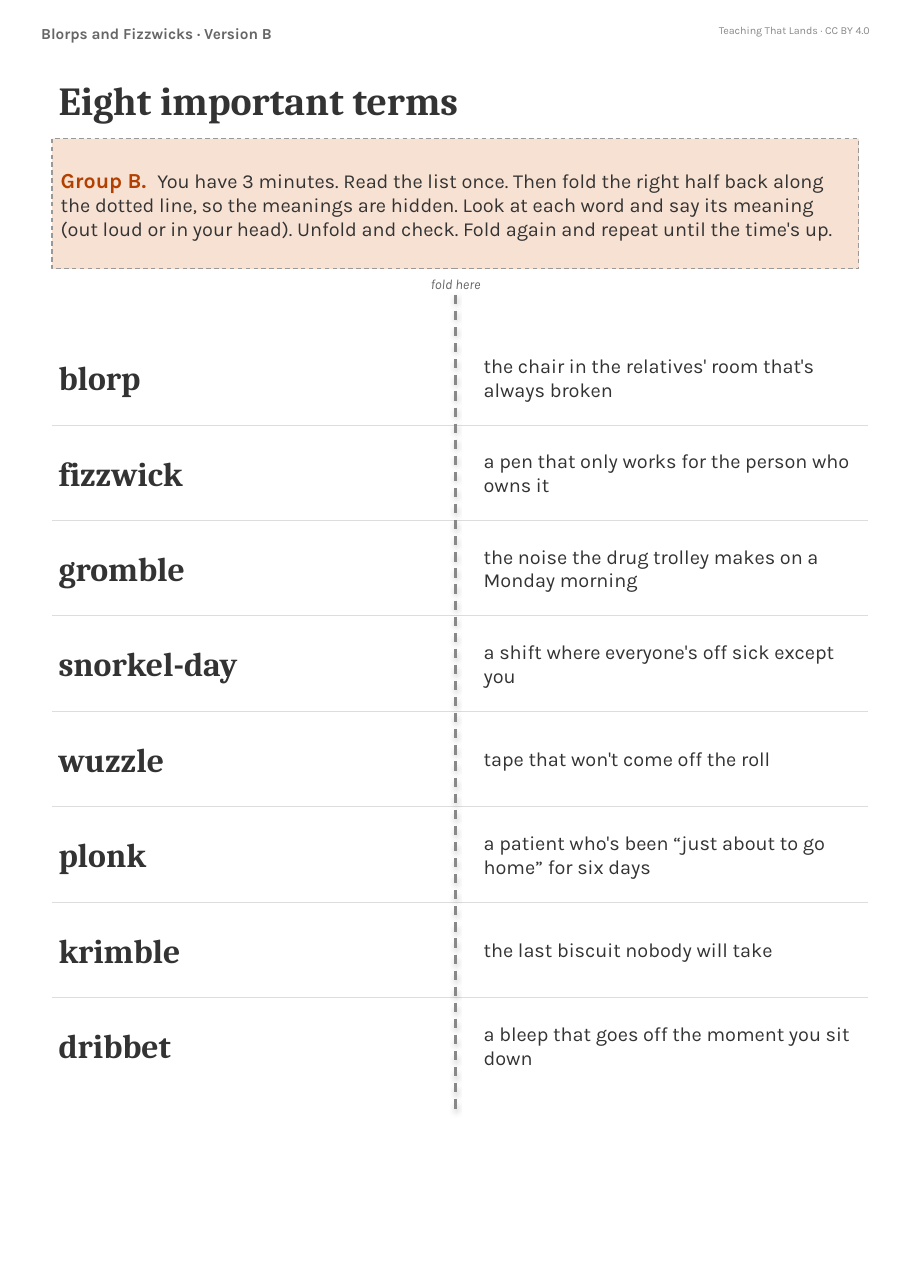
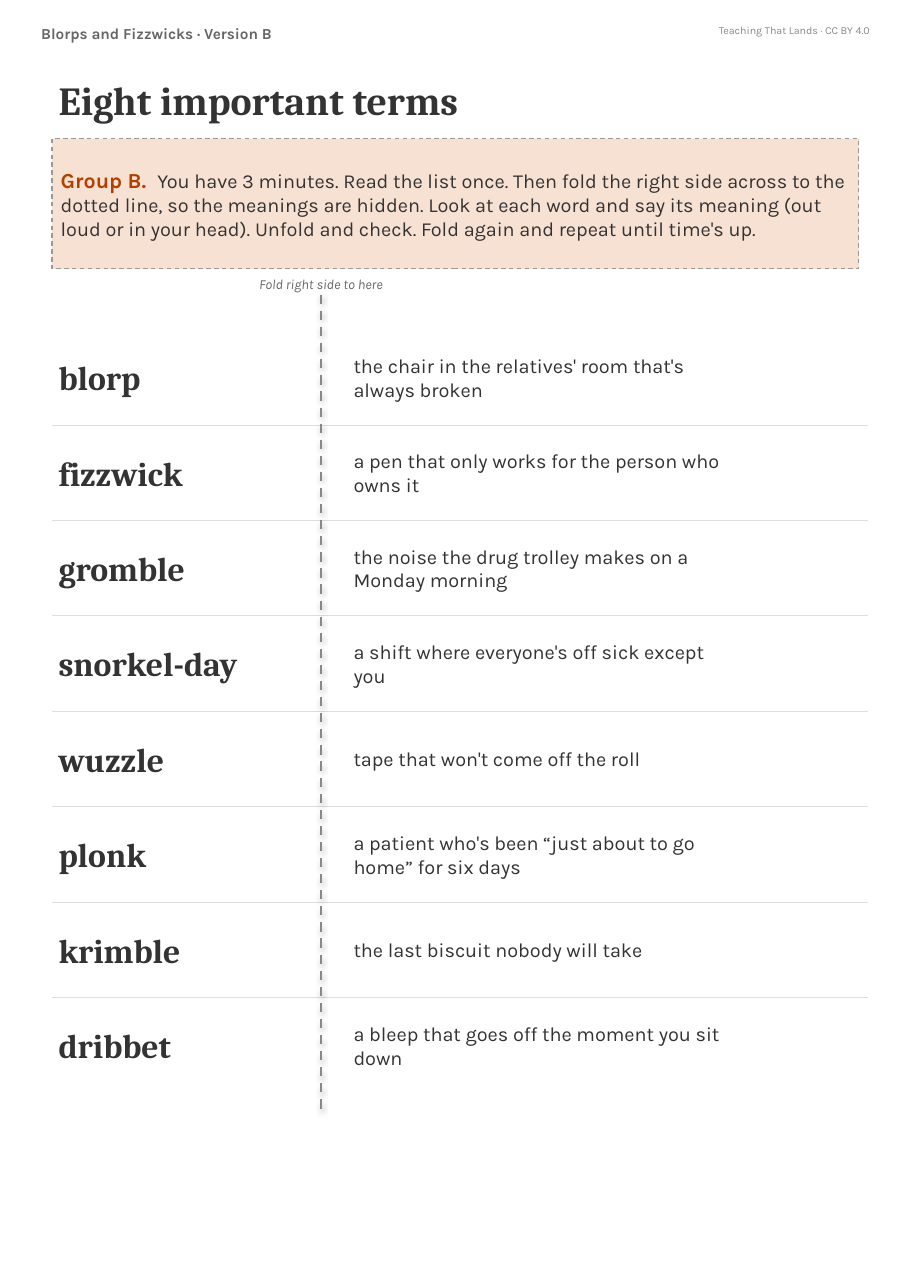
Before and after one commit to teachingthatlands/teachingthatlands.github.io, a slide deck: slide 2 of tools/printables/blorps-and-fizzwicks.pptx. Drawn at 911x1288 pixels with LibreOffice and Linux fonts; fonts in the diff are those of the drawing. Boxes give left, top, right and bottom in pixels: in the first picture for what was removed or moved away, otherwise in the second. Text is boxed around its words. In the diff, an @@ line names an element or a change of style, - is before the commit and + after.

```diff
--- a/tools/printables/blorps-and-fizzwicks.pptx
+++ b/tools/printables/blorps-and-fizzwicks.pptx
@@ text in rectangle at <box>61,174,845,241</box>: text changed @@
-Group B. You have 3 minutes. Read the list once. Then fold the right half back along the dotted line, so the meanings are hidden. Look at each word and say its meaning (out loud or in your head). Unfold and check. Fold again and repeat until the time's up.
+Group B. You have 3 minutes. Read the list once. Then fold the right side across to the dotted line, so the meanings are hidden. Look at each word and say its meaning (out loud or in your head). Unfold and check. Fold again and repeat until time's up.
@@ text at <box>259,279,383,293</box>: text changed @@
-fold here
+Fold right side to here
@@ line moved from (455, 295) - (455, 1110) to (321, 295) - (321, 1110) @@
@@ 8 texts: place and size @@
-8 texts at <box>484,359,850,1065</box>
+8 texts at <box>354,359,720,1065</box>
```
Also in this commit, not shown: 3 other slides changed, 4 other files.
